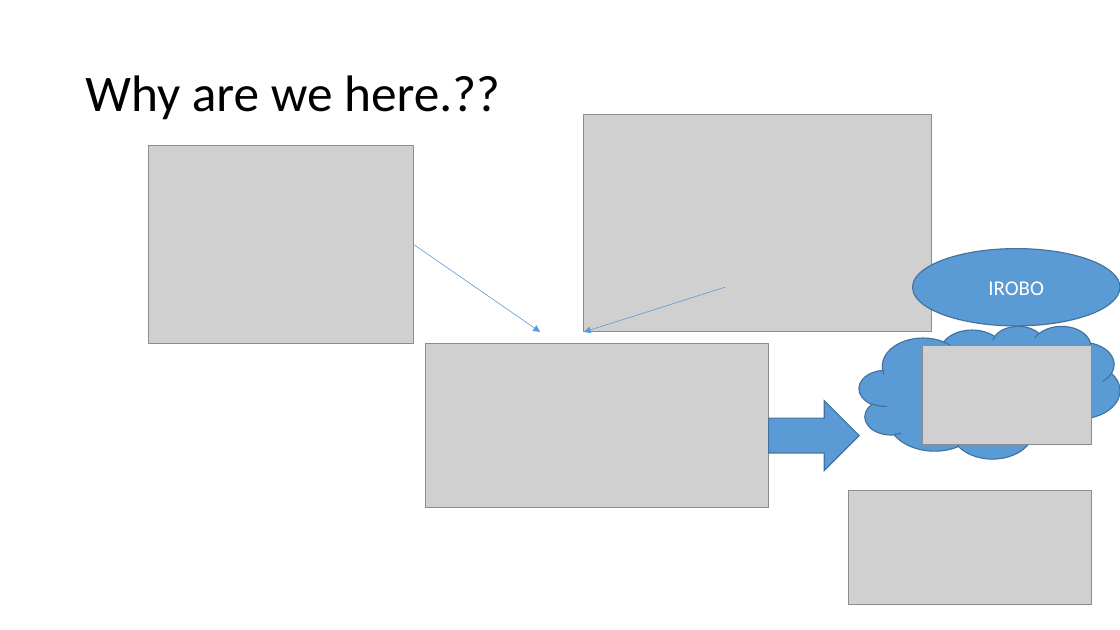
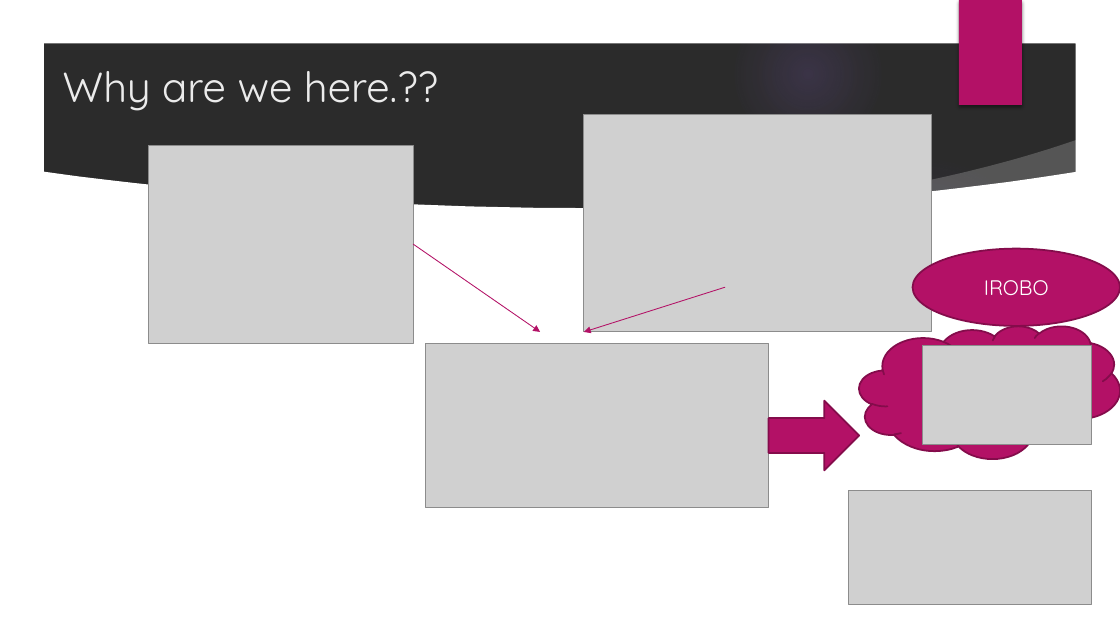
Before and after one commit to BigData-Spring2016-RoboTeam3/Project, a slide deck: slide 3 of Final Presentation.pptx (slide 2 before the commit). Drawn at 1120x630 pixels with LibreOffice and Linux fonts; fonts in the diff are those of the drawing; grey boxes stand for pictures; background and template pictures are left out; a plain dark background stands for a picture behind light text. Boxes give left, top, right and bottom in pixels: in the first picture for what was removed or moved away, otherwise in the second. Text is boxed around its words. In the diff, an @@ line names an element or a change of style, - is before the commit and + after.

```diff
--- a/Final Presentation.pptx
+++ b/Final Presentation.pptx
@@ background #FFFFFF to picture (left out) @@
@@ group added at (0,0,1120,630): 3 freeform shapes, 2 ellipses @@
@@ rectangle added at (959,0,1022,105), fill #B31166 @@
@@ title "Why are we here.??": place and size @@
-title "Why are we here.??" at (85,75,500,120)
+title "Why are we here.??" at (63,71,438,111)
@@ title "Why are we here.??" at (63,71,438,111): size 44 to 36 pt, font Calibri to Quicksand, text colour #000000 to #EBEBEB; line spacing 0.9 to 1 @@
@@ arrow (413, 245) - (540, 332): stroke #5B9BD5 0.5 pt to #B31166 0.75 pt @@
@@ ellipse "IROBO" at (912,249,1120,326): font Calibri to Quicksand; fill #5B9BD5 to #B31166; outline #43739E 1 pt to #840D4B 1.5 pt @@
@@ arrow (725, 287) - (584, 332): stroke #5B9BD5 0.5 pt to #B31166 0.75 pt @@
@@ cloud at (860,326,1120,459): fill #5B9BD5 to #B31166; outline #43739E 1 pt to #840D4B 1.5 pt @@
@@ right arrow at (769,401,860,471): fill #5B9BD5 to #B31166; outline #43739E 1 pt to #840D4B 1.5 pt @@
```
Also in this commit, not shown: 3 other slides changed, 3 slides added.
